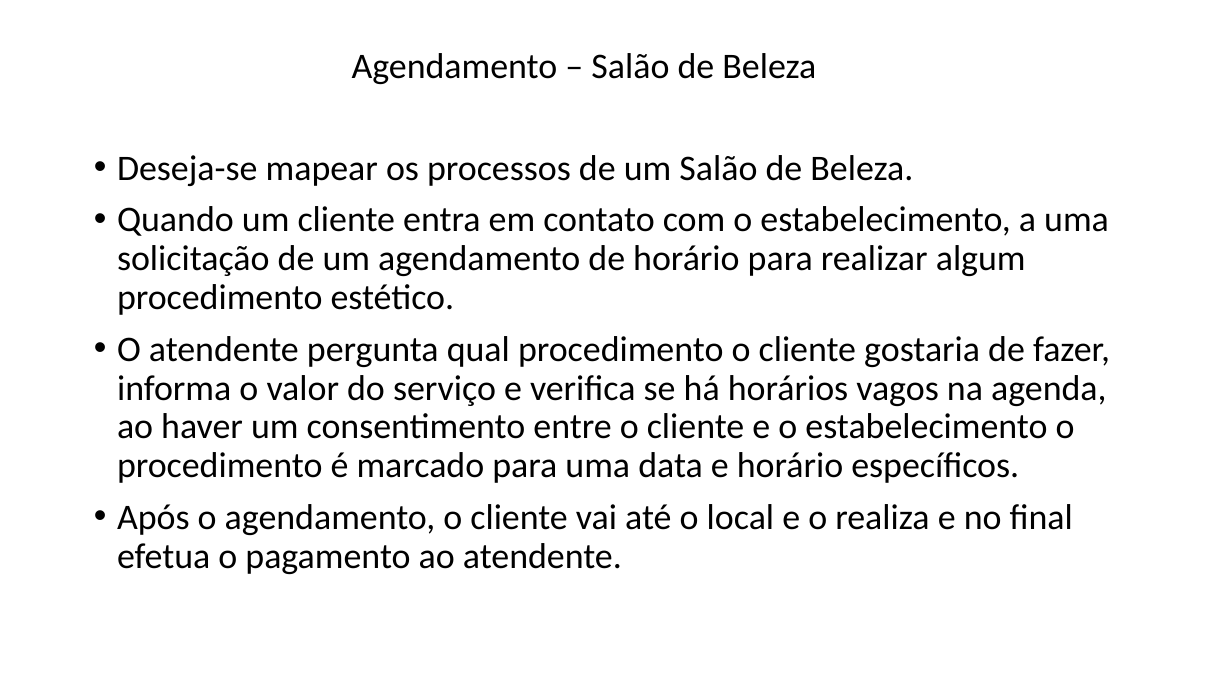
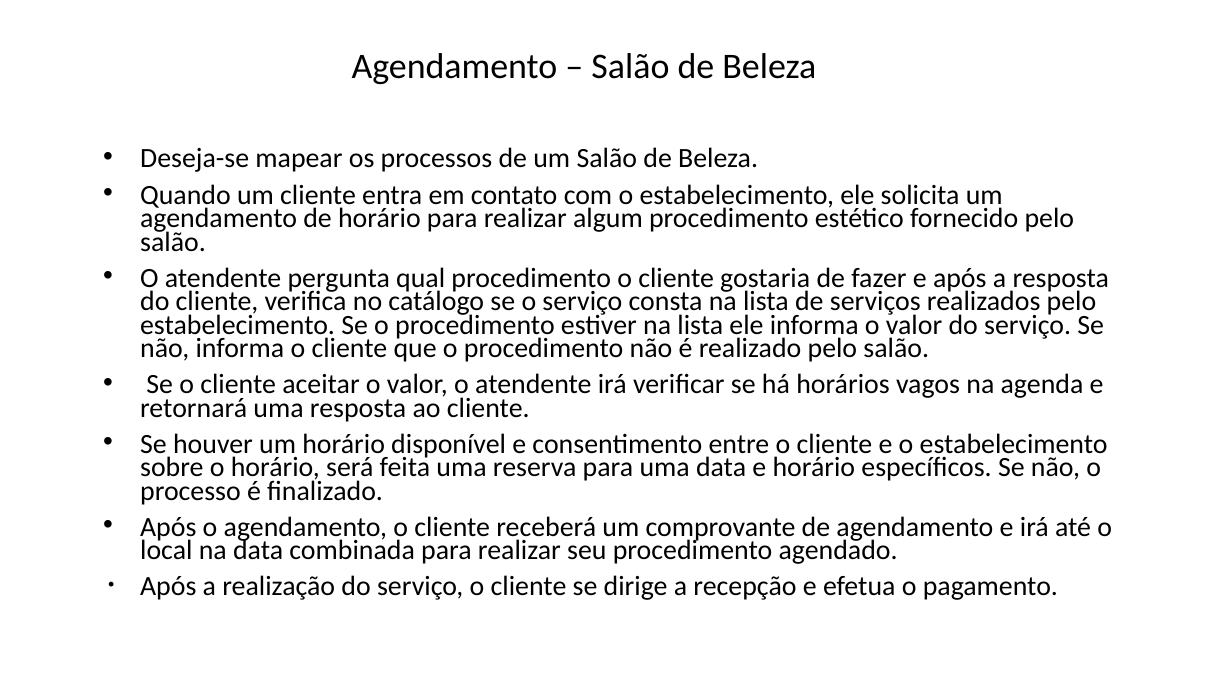
Before and after one commit to Vinicius-Dias-Mota/AC1---Engenharia, a slide deck: slide 1 of 15 - Arquitetura de Negócio para cada Cenário.pptx. Drawn at 1232x693 pixels with LibreOffice and Linux fonts; fonts in the diff are those of the drawing. Boxes give left, top, right and bottom in pixels: in the first picture for what was removed or moved away, otherwise in the second. Text is boxed around its words. In the diff, an @@ line names an element or a change of style, - is before the commit and + after.

```diff
--- a/15 - Arquitetura de Negócio para cada Cenário.pptx
+++ b/15 - Arquitetura de Negócio para cada Cenário.pptx
@@ text at (x1=140, y1=147, x2=758, y2=172): size 28 to 21.7 pt in "Deseja-se mapear os processos de um Salão ..."; indent changed; line spacing 0.9 to 0.7 @@
@@ text at (x1=140, y1=184, x2=1112, y2=600): text changed; size 28 to 21.7 pt @@
-• Quando um cliente entra em contato com o estabelecimento, a uma solicitação de um agendamento de horário para realizar algum procedimento estético.
-• O atendente pergunta qual procedimento o cliente gostaria de fazer, informa o valor do serviço e verifica se há horários vagos na agenda, ao haver um consentimento entre o cliente e o estabelecimento o procedimento é marcado para uma data e horário específicos.
-• Após o agendamento, o cliente vai até o local e o realiza e no final efetua o pagamento ao atendente.
+• Quando um cliente entra em contato com o estabelecimento, ele solicita um agendamento de horário para realizar algum procedimento estético fornecido pelo salão.
+• O atendente pergunta qual procedimento o cliente gostaria de fazer e após a resposta do cliente, verifica no catálogo se o serviço consta na lista de serviços realizados pelo estabelecimento. Se o procedimento estiver na lista ele informa o valor do serviço. Se não, informa o cliente que o procedimento não é realizado pelo salão.
+• Se o cliente aceitar o valor, o atendente irá verificar se há horários vagos na agenda e retornará uma resposta ao cliente.
+• Se houver um horário disponível e consentimento entre o cliente e o estabelecimento sobre o horário, será feita uma reserva para uma data e horário específicos. Se não, o processo é finalizado.
+• Após o agendamento, o cliente receberá um comprovante de agendamento e irá até o local na data combinada para realizar seu procedimento agendado.
+• Após a realização do serviço, o cliente se dirige a recepção e efetua o pagamento.
```
Also in this commit, not shown: 2 other slides changed.
